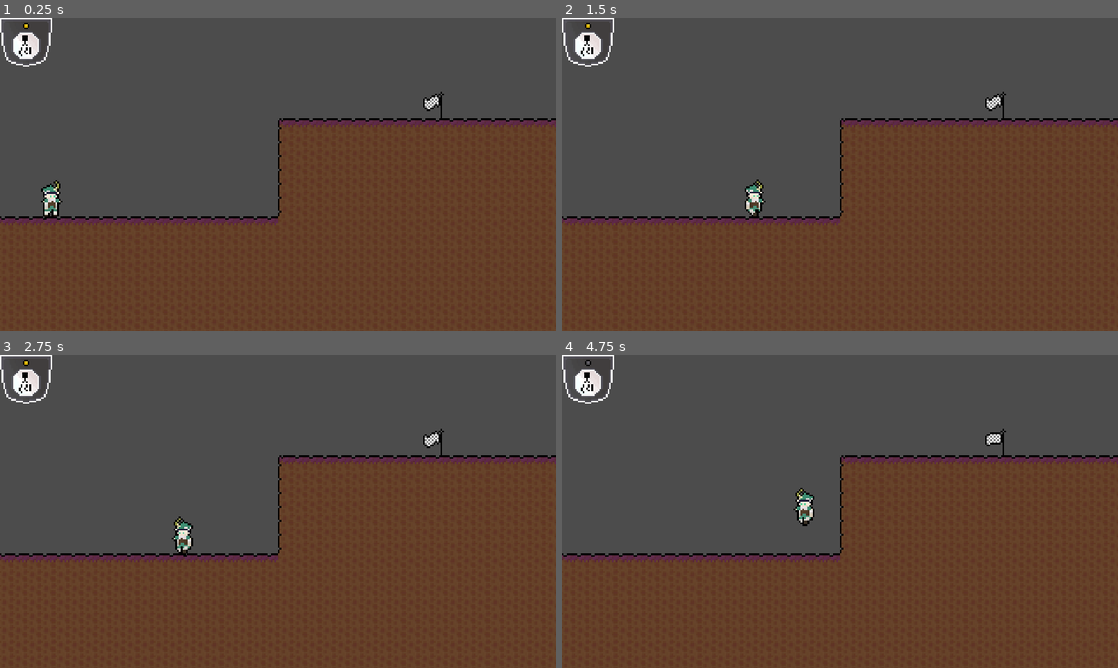
Above: before the commit, frames 1-4 (two rows, left to right).
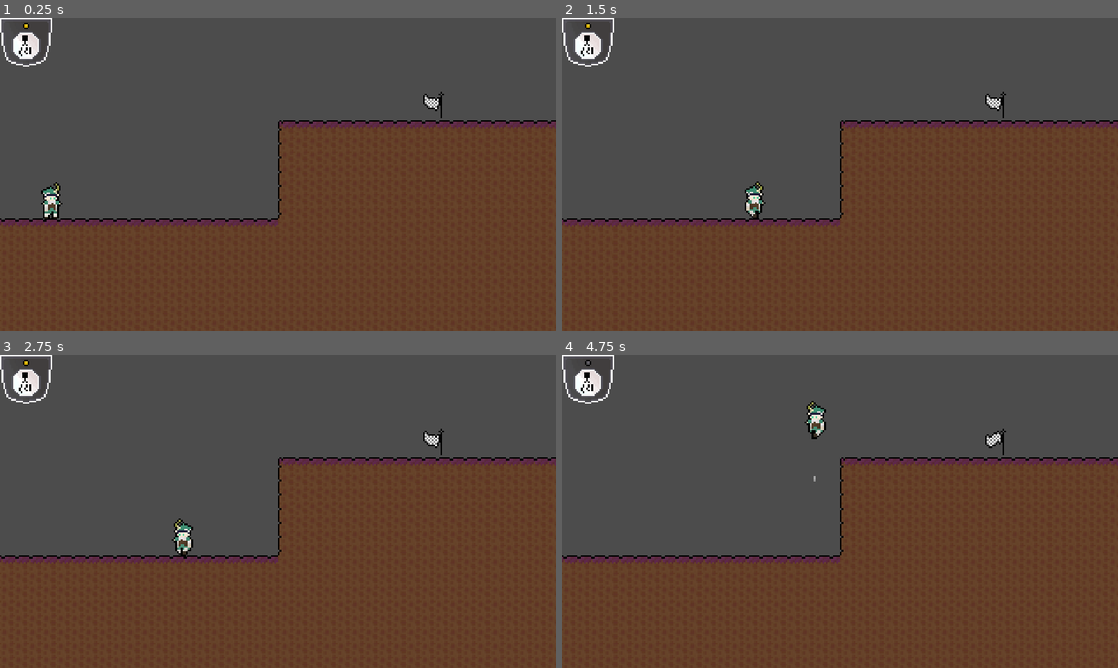
Above: after the commit, the same moments.

Repository: JdavisBro/High-Point
Game: Godot game, scene res://scenes/levels/01 - Vdash Intro.tscn
The game is run twice, just before and just after one commit, with the same random seed, the same clock (stepped at 60 frames per second) and the same inputs. This scene is started directly instead of the project's main scene.
Inputs (mouse positions are in pixels of both pictures, inside the frame that each line leads up to):
- Up to frame 1 (0.25 s): no input
- Up to frame 2 (1.5 s): move the mouse to (962, 158) at 0.52 s; hold Space (jump) 0.53-1.28 s; hold D (right) from 0.53 s (still down); move the mouse to (728, 190) at 1.27 s; tap 1 (char1) at 1.35 s
- Up to frame 3 (2.75 s): tap Space (jump) at 1.52, 1.55, 1.82 s; move the mouse to (333, 442) at 2.02 s; release D (right) at 2.03 s; hold A (left) from 2.03 s (still down); hold Space (jump) from 2.03 s (still down); tap 2 (char2) at 2.1 s
- Up to frame 4 (4.75 s): move the mouse to (812, 574) at 2.77 s; release A (left) at 2.78 s; release Space (jump) at 2.78 s; hold D (right) 2.78-4.28 s; tap 3 (char3) at 2.85 s; tap Space (jump) at 3.02, 3.05, 3.32, 4.52, 4.55 s; move the mouse to (1006, 558) at 3.52 s; hold Space (jump) 3.53-4.28 s; tap 4 (char4) at 3.6 s; tap E (skill) at 4.15 s; move the mouse to (673, 464) at 4.27 s; hold A (left) from 4.28 s (still down); tap Ctrl at 4.35 s

The runs differ from the first frame. In frame 1, 1.8% of the frame differs, in the area x 0-100%, y 24-67%; in frame 2, 1.7%; in frame 3, 1.7%; in frame 4, 2.2%, in the area x 0-100%, y 14-67%.

Commit message:
Add vdash effects!

Diff:
--- a/objects/Player/SkillEffect.tscn
+++ b/objects/Player/SkillEffect.tscn
@@ -26,6 +26,10 @@
 [ext_resource path="res://images/wind/vdash/behind3.png" type="Texture" id=24]
 [ext_resource path="res://images/wind/vdash/behind1.png" type="Texture" id=25]
 [ext_resource path="res://images/wind/vdash/behind4.png" type="Texture" id=26]
+[ext_resource path="res://images/wind/0.png" type="Texture" id=27]
+[ext_resource path="res://images/wind/1.png" type="Texture" id=28]
+[ext_resource path="res://images/wind/2.png" type="Texture" id=29]
+[ext_resource path="res://images/wind/3.png" type="Texture" id=30]
 
 [sub_resource type="SpriteFrames" id=1]
 animations = [ {
@@ -44,21 +48,26 @@
 "name": "smoke",
 "speed": 12.0
 }, {
-"frames": [ ExtResource( 18 ), ExtResource( 15 ), ExtResource( 13 ), ExtResource( 16 ), ExtResource( 14 ), ExtResource( 17 ), ExtResource( 19 ) ],
+"frames": [ ExtResource( 18 ), ExtResource( 15 ), ExtResource( 13 ), ExtResource( 16 ), ExtResource( 14 ), ExtResource( 17 ), ExtResource( 19 ), null ],
 "loop": true,
 "name": "vdashWindFront",
-"speed": 35.0
+"speed": 20.0
 }, {
-"frames": [ ExtResource( 23 ), ExtResource( 25 ), ExtResource( 21 ), ExtResource( 24 ), ExtResource( 26 ), ExtResource( 20 ), ExtResource( 22 ) ],
+"frames": [ ExtResource( 23 ), ExtResource( 25 ), ExtResource( 21 ), ExtResource( 24 ), ExtResource( 26 ), ExtResource( 20 ), ExtResource( 22 ), null ],
 "loop": true,
 "name": "vdashWindBack",
-"speed": 35.0
+"speed": 20.0
+}, {
+"frames": [ ExtResource( 27 ), ExtResource( 28 ), ExtResource( 29 ), ExtResource( 30 ) ],
+"loop": true,
+"name": "wind",
+"speed": 12.0
 } ]
 
 [node name="AnimatedSprite" type="AnimatedSprite"]
-position = Vector2( -1, 0 )
 frames = SubResource( 1 )
-animation = "vdashWindBack"
+animation = "wind"
+playing = true
 script = ExtResource( 12 )
 
 [connection signal="animation_finished" from="." to="." method="animation_finished"]
--- a/scenes/LevelDefault.tscn
+++ b/scenes/LevelDefault.tscn
@@ -48,4 +48,3 @@
 
 [node name="VictoryFlag" parent="." instance=ExtResource( 3 )]
 position = Vector2( 121, -72 )
-frame = 2
--- a/scenes/levels/01 - Vdash Intro.tscn
+++ b/scenes/levels/01 - Vdash Intro.tscn
@@ -21,7 +21,9 @@
 position = Vector2( -129, 15 )
 
 [node name="Grass" parent="." index="3"]
+position = Vector2( 0, 1 )
 tile_data = PoolIntArray( -1441813, 0, 3, -1507308, 0, 3, -1376277, 0, 65538, -1441772, 0, 65538, -1310741, 0, 65538, - …(12277 unchanged characters)…
 
 [node name="VictoryFlag" parent="." index="8"]
 position = Vector2( 89, -40 )
+frame = 1
--- a/scripts/Player.gd
+++ b/scripts/Player.gd
@@ -12,8 +12,10 @@
 var gravityMult = 1.0
 var friction = 600 # per sec
 var airRes = 150 # per sec
-var speed = 125 # cap
+var speed_default = 125
+var speed = speed_default # cap
 var jump_impulse = 200
+
 
 var velocity = Vector2()
 
@@ -81,9 +83,9 @@
 func _physics_process(delta):
 	frames += 1
 
+	print(gravityMult)
+
 	rng.randomize()
-
-	gravityMult = 1.0
 
 	check_buffers(delta)
 
@@ -217,6 +219,8 @@
 		use_charge = skill.use(delta)
 
 	if use_charge:
+		gravityMult = 1.0 # Make sure Vdash's low gravity doesn't effect other skills
+		speed = speed_default
 		if skill.has_method("do"):
 			activeSkill = skill
 		skill_buffer = 0
@@ -268,9 +272,9 @@
 			peak = position.y
 		if jumping and velocity.y > -300 and velocity.y < 150: # Peak of jump
 			if Input.is_action_pressed("jump") or pogoing:
-				velocity.y += gravity/2*delta
+				velocity.y += gravity/2*gravityMult*delta
 			else:
-				velocity.y += gravity*delta
+				velocity.y += gravity*gravityMult*delta
 		else:
 			velocity.y += gravity*gravityMult*delta
 
@@ -293,7 +297,7 @@
 		slid = false
 	else:
 		velocity = move_and_slide(velocity,Vector2.UP)
-		if not activeSkill:
+		if not activeSkill or ("allow_anims" in activeSkill and activeSkill.allow_anims):
 			if velocity.x != 0 and sprite.animation == "idle":
 				sprite.play("walk")
 			elif sprite.animation == "walk":
@@ -350,26 +354,22 @@
 func make_smoke(pos, deg):
 	pos += Vector2(rng.randf_range(-15,15),rng.randf_range(-15,15))
 	deg += rng.randf_range(-10,10)
-	return skill_animation("smoke", position, false, pos, deg, true)
+	var anim = skill_animation("smoke", position)
+	anim.velocity = pos
+	anim.rotate_speed = deg
+	anim.behind()
+	return anim
 
 func skill_end():
 	update_asset(skill.asset, skill.effects)
 
-func skill_animation(anima, loca, follow=false, vel=Vector2.ZERO, rot=0, behind=false):
+func skill_animation(anima, loca):
 	var anim = skilleffect.instance()
+	anim.player = self
 	anim.play(anima)
 	anim.position = loca
-	anim.vel = vel
-	anim.rot = rot
-	if follow:
-		anim.show_behind_parent = behind
-		add_child(anim)
-	else:
-		if behind:
-			get_owner().add_child(anim)
-			get_owner().move_child(anim,0)
-		else:
-			get_owner().add_child(anim)
+	get_parent().add_child(anim)
+	anim.get_parent()
 	return anim
 
 func squash(tox,toy,into=0,outof=0.3,align=SQUASH_CENTER):
--- a/scripts/SkillEffect.gd
+++ b/scripts/SkillEffect.gd
@@ -1,12 +1,39 @@
 class_name SkillEffect
 extends AnimatedSprite
 
-var vel = Vector2.ZERO
-var rot = 0
+var player = null
+
+var velocity = Vector2.ZERO
+var rotate_speed = 0.0
+
+var start_after = 0
+var follow = Vector2.ZERO
 
 func animation_finished():
 	queue_free()
 
+func behind():
+	get_parent().move_child(self, 0)
+
+func follow_player(x=true, y=true):
+	if x and y:
+		get_parent().remove_child(self)
+		player.add_child(self)
+	else:
+		follow.x = int(x)
+		follow.y = int(y)
+
 func _process(delta):
-	position += vel*delta
-	rotate(deg2rad(rot*delta))
+	if start_after:
+		visible = false
+		playing = false
+		start_after = clamp(start_after-delta, 0, 200)
+	else:
+		visible = true
+		play(animation)
+	position += velocity*delta
+	rotate(deg2rad(rotate_speed*delta))
+	if follow.x:
+		global_position.x = player.global_position.x
+	elif follow.y:
+		global_position.y = player.global_position.y
--- a/scripts/Skills/Vdash.gd
+++ b/scripts/Skills/Vdash.gd
@@ -10,6 +10,8 @@
 var skill = "vdash"
 
 var timer = 0.0
+var slow_gravity = null
+var allow_anims = false
 
 func _init(plr):
 	player = plr
@@ -17,27 +19,38 @@
 func do(delta):
 	timer = clamp(timer-delta,0,1)
 	if timer:
-		if timer > 0.2:
-			Engine.time_scale = 0.8
-		else:
-			Engine.time_scale = 1
-		if timer > 0.1:
+		if timer > 0.12:
 			player.velocity.y = -3000*5*delta
 		else:
 			player.velocity.y -= -1500*delta
 		player.velocity.x = Input.get_axis("left","right")*20
 	else:
+		player.gravityMult = 0.1
+		player.speed = 20
 		player.velocity.y = -50
 		player.movementEnabled = true
 		player.activeSkill = null
 		player.skill_end()
+		yield(player.get_tree().create_timer(0.4), "timeout")
+		player.speed = player.speed_default
+		player.gravityMult = 1.0
 
 func use(_delta):
-	var windpos = player.position - Vector2(0, 15)
-	var anim = player.skill_animation("vdashWindBack", windpos, false, Vector2.ZERO, 0, true)
-	anim.modulate.a = 0.3
-	anim = player.skill_animation("vdashWindFront", windpos)
-	anim.modulate.a = 0.3
+	var anim = player.skill_animation("vdashWindBack", Vector2(0, 5))
+	anim.modulate.a = 0.5
+	anim.follow_player()
+	anim = player.skill_animation("vdashWindFront", Vector2(0, 5))
+	anim.modulate.a = 0.5
+	anim.behind()
+	anim.follow_player()
+
+	for xoffset in [-10,10,0]:
+		for yoffset in [0,-15,-30]:
+			var pos = player.global_position + Vector2(xoffset+player.rng.randi_range(-5,5),yoffset+player.rng.randi_range(-5,5))
+			anim = player.skill_animation("wind", pos)
+			anim.rotate(deg2rad(270))
+			anim.modulate.a = 0.5
+			anim.start_after = float(abs(yoffset)) / 160 + player.rng.randf_range(0,0.05)
 
 	player.squash(0.8,1.4,0.1)
 	player.movementEnabled = false
Binary file added: images/wind/0.png
Not shown, added: images/wind/0.png.import
Binary file added: images/wind/1.png
Not shown, added: images/wind/1.png.import
Binary file added: images/wind/2.png
Not shown, added: images/wind/2.png.import
Binary file added: images/wind/3.png
Not shown, added: images/wind/3.png.import
Binary file changed: images/wind/vdash/behind2.png
Binary file changed: images/wind/vdash/behind3.png
Binary file changed: images/wind/vdash/behind4.png
Binary file changed: images/wind/vdash/behind5.png
(and 7 more such lines)
